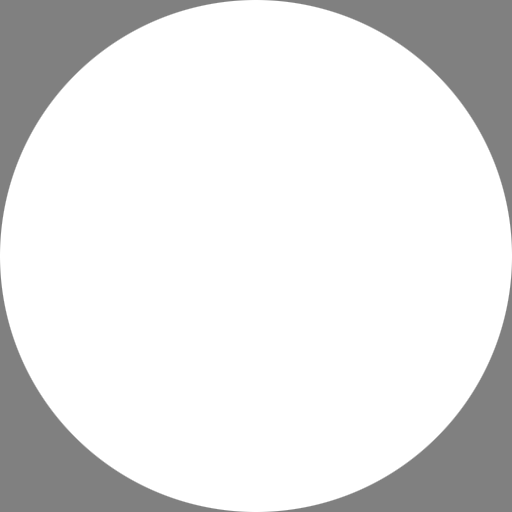
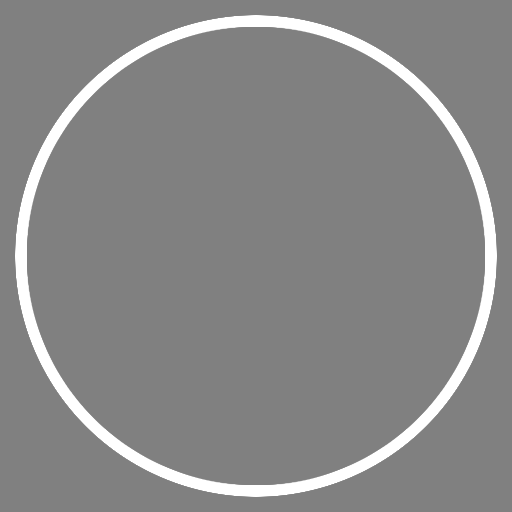
Layers edited between the first and the second 512x512 image:
showed "Circle", painted on it over bbox(15, 15, 497, 497)
hid "Layer 1" over bbox(0, 0, 512, 512)
